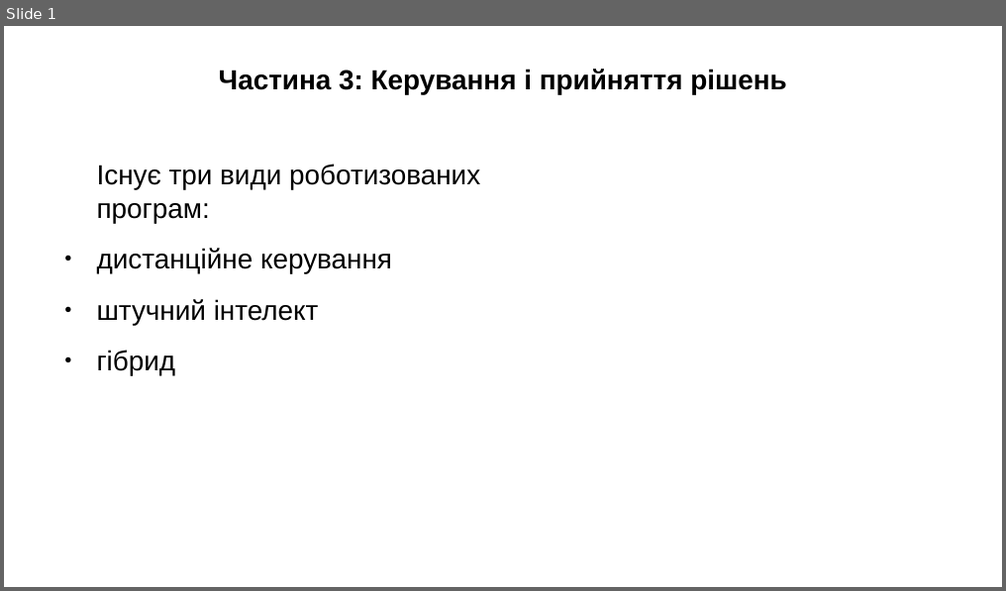
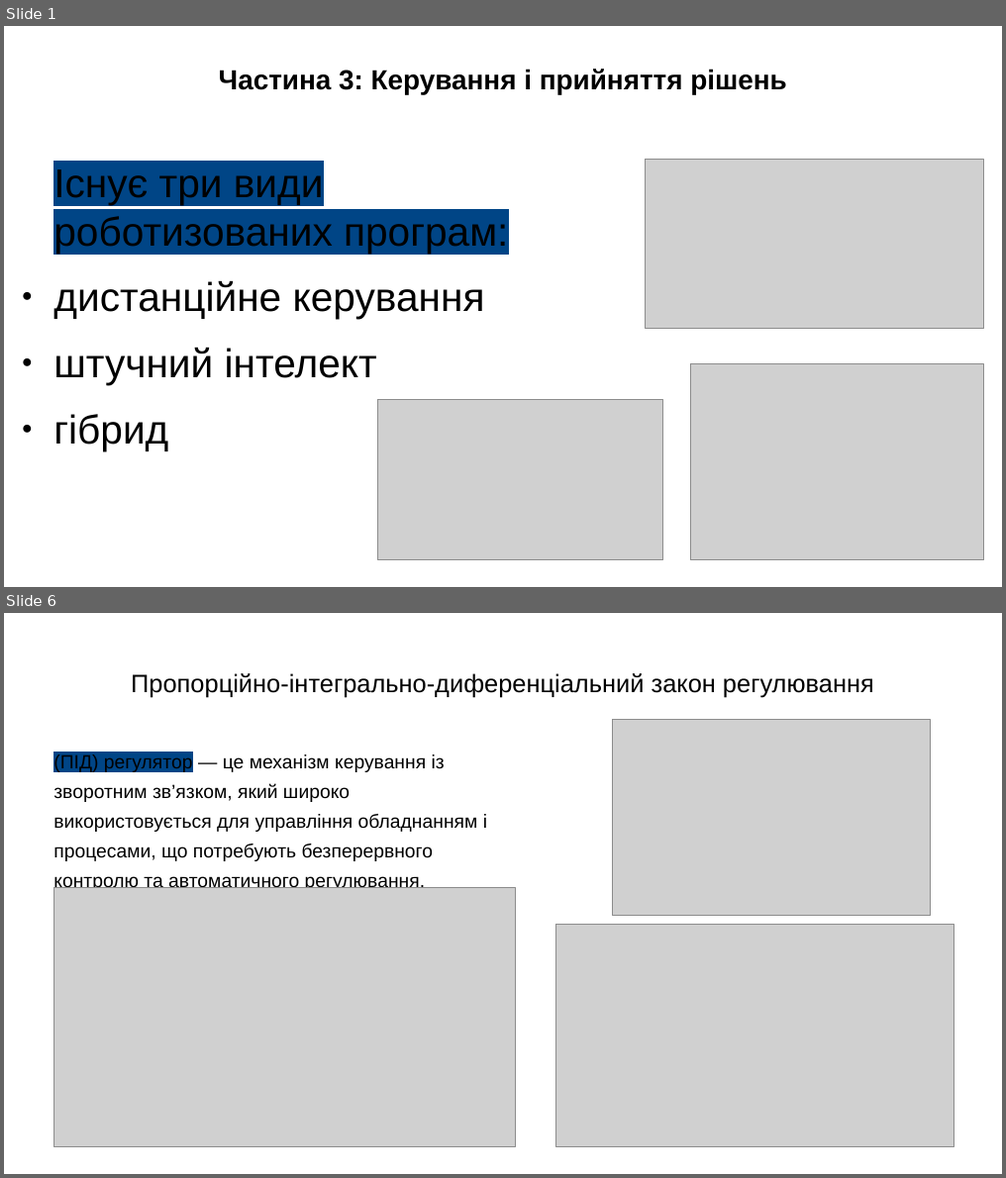
Before and after one commit to viacheslav-davydenko-26-kse/kse-cs101-group-presentation, a slide deck: blocks/03_viacheslav/assets/slides.odp. Shown one above the other, each under a label of ours: slide 1 before the commit, slides 1 and 6 after it; the slides between them are not shown. The pictures are 1006x591 and 1006x1178 pixels, drawn with LibreOffice and Linux fonts; fonts in the diff are those of the drawing; grey boxes stand for pictures. Boxes give left, top, right and bottom in pixels: in the first picture for what was removed or moved away, otherwise in the second. Text is boxed around its words. In the diff, an @@ line names an element or a change of style, - is before the commit and + after.

```diff
--- a/blocks/03_viacheslav/assets/slides.odp
+++ b/blocks/03_viacheslav/assets/slides.odp
@@ slide 6 added at (x1=4, y1=613, x2=1002, y2=1174), background #FFFFFF @@
@@ title added at (x1=131, y1=673, x2=874, y2=697), 20 pt, text #000000 @@
+Пропорційно-інтегрально-диференціальний закон регулювання
@@ picture added at (x1=613, y1=720, x2=932, y2=916) @@
@@ text added at (x1=54, y1=755, x2=487, y2=892), 15.2 pt, text #000000 @@
+(ПІД) регулятор — це механізм керування із зворотним зв’язком, який широко використовується для управління обладнанням і процесами, що потребують безперервного контролю та автоматичного регулювання.
@@ picture added at (x1=54, y1=888, x2=516, y2=1149) @@
@@ picture added at (x1=556, y1=925, x2=954, y2=1149) @@
@@ slide 1 changed as well @@
@@ text "Існує три види роботизованих програм:" moved from (x1=97, y1=164, x2=480, y2=375) to (x1=54, y1=170, x2=508, y2=452) @@
@@ text "Існує три види роботизованих програм:" at (x1=54, y1=170, x2=508, y2=452): size 22 to 32 pt; highlight none to #004586 in "Існує три види роботизованих програм:" @@
@@ picture added at (x1=647, y1=160, x2=985, y2=329) @@
@@ picture added at (x1=690, y1=365, x2=985, y2=562) @@
@@ picture added at (x1=377, y1=400, x2=663, y2=561) @@
```
Also in this commit, not shown: 9 other slides added, 5 other files.
